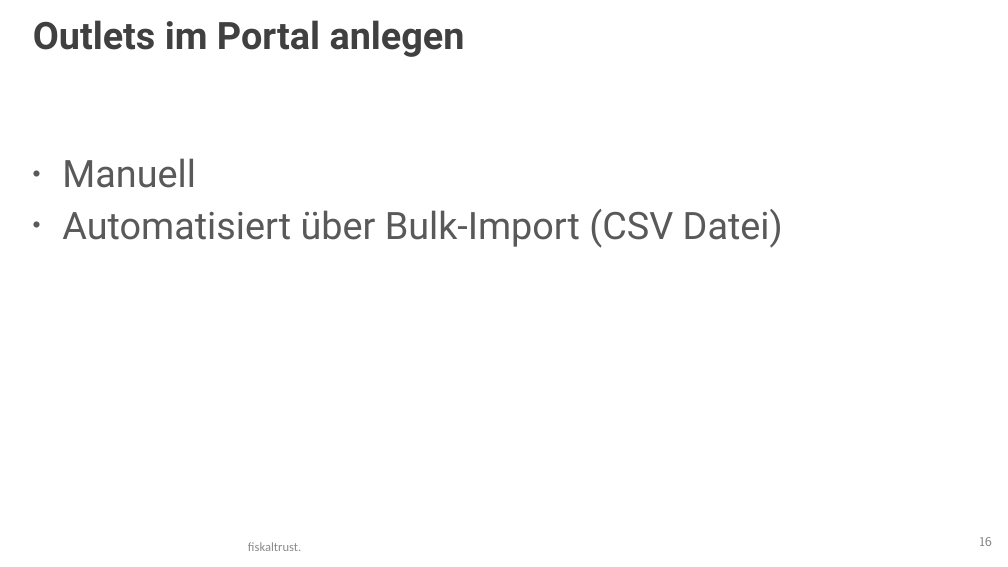
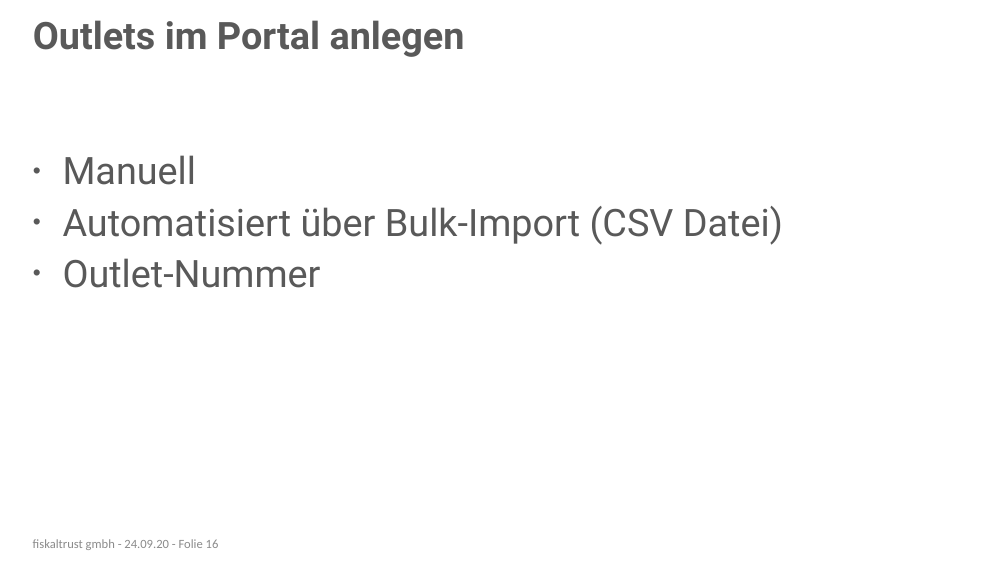
Before and after one commit to fiskaltrust/productdescription-de-doc, a slide deck: slide 16 of for-posdealers/presentation/tech/media/posdealer-tech-rollout.pptx. Drawn at 1008x567 pixels with LibreOffice and Linux fonts; fonts in the diff are those of the drawing; background and template pictures are left out. Boxes give left, top, right and bottom in pixels: in the first picture for what was removed or moved away, otherwise in the second. Text is boxed around its words. In the diff, an @@ line names an element or a change of style, - is before the commit and + after.

```diff
--- a/for-posdealers/presentation/tech/media/posdealer-tech-rollout.pptx
+++ b/for-posdealers/presentation/tech/media/posdealer-tech-rollout.pptx
@@ title "Outlets im Portal anlegen" at (x1=33, y1=20, x2=465, y2=57): text colour #404040 to #595959 @@
@@ text at (x1=63, y1=258, x2=321, y2=288): paragraph added @@
+• Outlet-Nummer
@@ text added at (x1=33, y1=539, x2=219, y2=550), 12 pt, text #8C8C8C @@
+fiskaltrust gmbh - 24.09.20 - Folie 16
@@ page number removed at (x1=980, y1=537, x2=992, y2=546) @@
-16
@@ text removed at (x1=248, y1=542, x2=301, y2=551) @@
-fiskaltrust.
```
Also in this commit, not shown: 21 other slides changed, 1 slide added.
